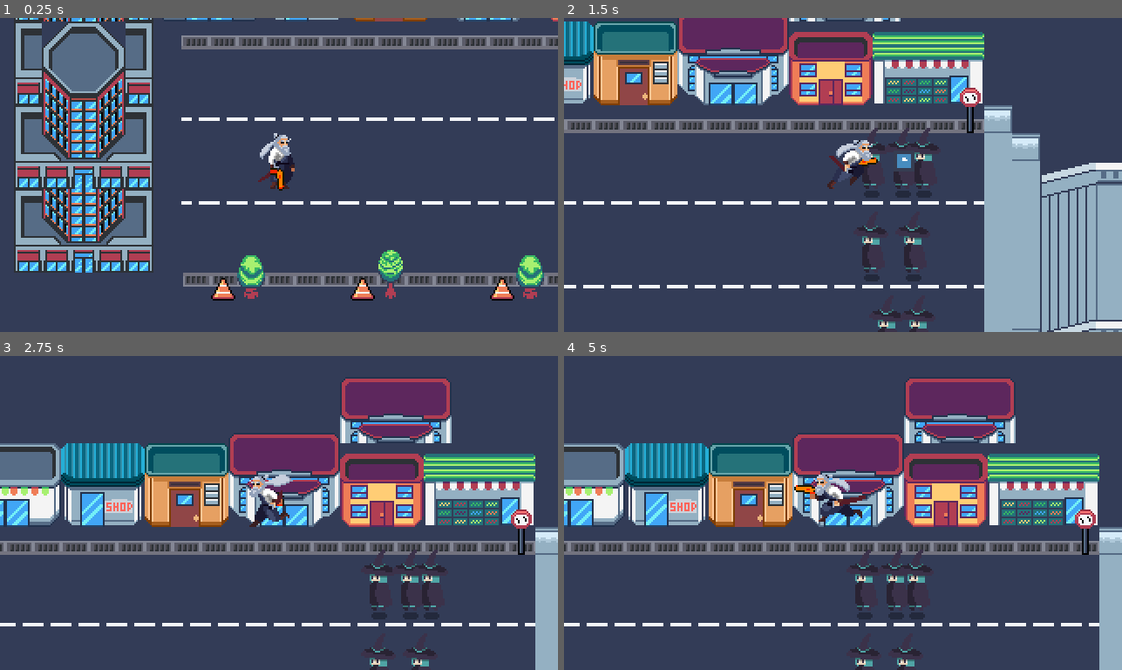
Above: before the commit, frames 1-4 (two rows, left to right).
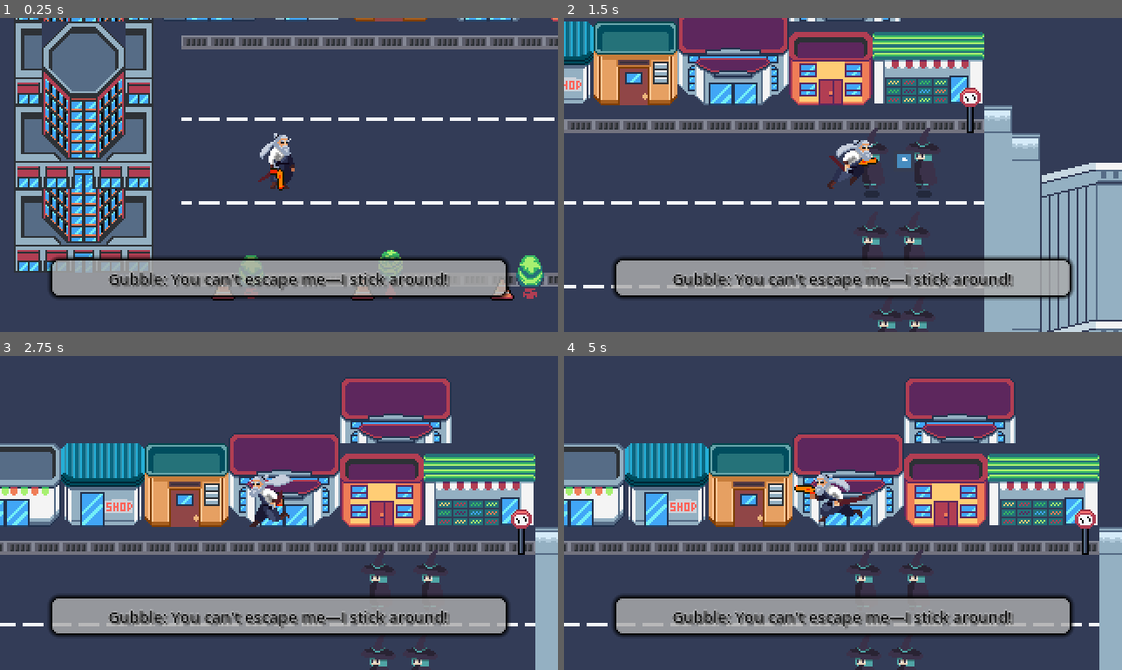
Above: after the commit, the same moments.

Repository: AliSp77/POP_em
Game: Godot game, scene res://world/world.tscn
Same seed, same stepped clock (60 frames per second), same inputs: the game is played once before the commit and once after it. The engine's default icon, where the game draws it, is replaced by a stand-in: a white triangle on a blue panel in a dark square.
Inputs:
- Up to frame 1 (0.25 s): no input
- Up to frame 2 (1.5 s): hold D (right) from 0.53 s (still down); tap W (top) at 0.6 s; tap Space (fire) at 1.35 s
- Up to frame 3 (2.75 s): tap W (top) at 1.55, 2.1 s; release D (right) at 2.03 s; hold A (left) from 2.03 s (still down)
- Up to frame 4 (5 s): release A (left) at 2.78 s; hold D (right) 2.78-4.28 s; tap W (top) at 2.85, 3.8, 4.35 s; tap Space (fire) at 3.6 s; hold A (left) from 4.28 s (still down)

The runs differ from the first frame. In frame 1, 11% of the frame differs, in the area x 8-92%, y 75-90%; in frame 2, 9.9%; in frame 3, 11%; in frame 4, 11%, in the area x 8-92%, y 61-90%.

Commit message:
one liner dialouges added

Diff:
--- /dev/null
+++ b/world/canvas_layer.gd
@@ -0,0 +1,84 @@
+extends CanvasLayer
+
+
+var Gum_dialogues = [
+"You can't escape me—I stick around!",
+"The more you fight, the deeper I settle!",
+"Your shine is no match for my grime!",
+"Decay is inevitable... and I love inevitability!",
+"Once I’m in, I never let go!",
+"Plaque is just the beginning of your misery!",
+"Floss all you want... I'll always find a way back!",
+"Sweet? Sticky? Deadly? I'm the total package!",
+"Mouthwash? Ha! A mere tickle to my corruption!",
+"I'm the cavity you never saw coming!"
+]
+var Teeth_dialouges = [
+"We bite back, Gum!",
+"No plaque, no slack!",
+"Floss, brush, repeat—your worst nightmare!",
+"You’re nothing but a chewy mistake!",
+"Your stickiness is no match for our strength!",
+"Fresh breath will wipe you out for good!",
+"Cavities fear us, and so should you!",
+"We’ll scrape you off the surface of existence!",
+"There’s no room for rot in this mouth!",
+"Time to clean up this sticky situation!"
+]
+
+var random_dialouge_int = 0
+var gum_or_Teeth_dialouge_order = false
+
+#func _ready():
+	##dialogue_panel.visible = false  # Hide dialogue panel initially
+	#hide_dialogue()  # Hide dialogue box initially
+#
+#func show_dialogue():
+	#$Panel.show()
+	#update_text()
+#
+#func hide_dialogue():
+	#$Panel.hide()
+#
+#func update_text():
+	#random_dialouge_int = randi_range(0 , Gum_dialogues.size())
+	#$Panel/RichTextLabel.text = Gum_dialogues[random_dialouge_int]
+#
+#func _on_Button_pressed():
+	#update_text()
+
+@onready var dialogue_panel = $messageBox
+@onready var dialogue_label = $messageBox/Label
+
+# List of Persian dialogues
+
+# Font resource (assign your custom font in the inspector or via script)
+@export var custom_font: Font
+
+func _ready():
+	dialogue_panel.hide()
+	if custom_font:
+		dialogue_label.add_theme_font_override("font", custom_font)
+	_start_dialogue_loop()
+
+func _start_dialogue_loop():
+	show_random_dialogue()
+
+func show_random_dialogue():
+	dialogue_panel.show()
+	var random_dialouge;
+	if !gum_or_Teeth_dialouge_order:
+		random_dialouge = "Gubble: " +  Gum_dialogues.pick_random()
+	else:
+		random_dialouge = "Teeth: " + Teeth_dialouges.pick_random()
+
+	dialogue_label.text =random_dialouge
+
+	dialogue_panel.visible = true  # Show panel
+	await get_tree().create_timer(5).timeout  # Wait for 5 seconds
+
+	dialogue_panel.visible = false  # Hide panel
+	await get_tree().create_timer(7).timeout  # Wait for 7 seconds
+	dialogue_panel.hide()
+	gum_or_Teeth_dialouge_order = !gum_or_Teeth_dialouge_order
+	show_random_dialogue()  # Repeat the process
--- a/world/world.tscn
+++ b/world/world.tscn
@@ -1,7 +1,9 @@
-[gd_scene load_steps=10 format=4 uid="uid://n1oas22mem4g"]
+[gd_scene load_steps=14 format=4 uid="uid://n1oas22mem4g"]
 
 [ext_resource type="Texture2D" uid="uid://driyn5hssrbvt" path="res://assets/cp/cp/CP_V1.0.4.png" id="1_wr41b"]
 [ext_resource type="PackedScene" uid="uid://dc7a5wixcvv4x" path="res://player/player.tscn" id="2_l627i"]
+[ext_resource type="Script" path="res://world/canvas_layer.gd" id="4_pj4y3"]
+[ext_resource type="FontFile" uid="uid://bdpmx5d6bppiq" path="res://fonts/q_pixia.ttf" id="5_slhup"]
 [ext_resource type="PackedScene" uid="uid://d240y8tw3hb2e" path="res://Enemy/enemy.tscn" id="7_25grb"]
 
 [sub_resource type="TileSetAtlasSource" id="TileSetAtlasSource_y1jqi"]
@@ -1823,6 +1825,35 @@
 [sub_resource type="TileSet" id="TileSet_3dhv6"]
 sources/0 = SubResource("TileSetAtlasSource_fwva0")
 
+[sub_resource type="StyleBoxFlat" id="StyleBoxFlat_83hvu"]
+content_margin_left = 6.0
+content_margin_top = 6.0
+content_margin_right = 6.0
+content_margin_bottom = 6.0
+bg_color = Color(1, 1, 1, 0.54902)
+border_width_left = 1
+border_width_top = 1
+border_width_right = 1
+border_width_bottom = 1
+border_color = Color(0, 0, 0, 1)
+border_blend = true
+corner_radius_top_left = 5
+corner_radius_top_right = 5
+corner_radius_bottom_right = 5
+corner_radius_bottom_left = 5
+expand_margin_left = 4.0
+expand_margin_top = 4.0
+expand_margin_right = 4.0
+expand_margin_bottom = 4.0
+shadow_size = 2
+
+[sub_resource type="LabelSettings" id="LabelSettings_aaoiy"]
+line_spacing = 2.0
+font_size = 9
+font_color = Color(0, 0, 0, 1)
+outline_size = 1
+shadow_color = Color(0.231373, 0.231373, 0.231373, 0.52549)
+
 [node name="world" type="Node2D"]
 
 [node name="TileMap" type="Node2D" parent="."]
@@ -1860,7 +1891,65 @@
 position = Vector2(309, 90)
 
 [node name="Enemy7" parent="." instance=ExtResource("7_25grb")]
+visible = false
 position = Vector2(303, 46)
 
 [node name="Enemy8" parent="." instance=ExtResource("7_25grb")]
 position = Vector2(315, 42)
+
+[node name="CanvasLayer" type="CanvasLayer" parent="."]
+script = ExtResource("4_pj4y3")
+
+[node name="messageBox" type="Panel" parent="CanvasLayer"]
+layout_direction = 2
+anchors_preset = 12
+anchor_top = 1.0
+anchor_right = 1.0
+anchor_bottom = 1.0
+offset_left = 33.0
+offset_top = -38.0
+offset_right = -33.0
+offset_bottom = -24.0
+grow_horizontal = 2
+grow_vertical = 0
+size_flags_horizontal = 3
+size_flags_vertical = 3
+theme_override_styles/panel = SubResource("StyleBoxFlat_83hvu")
+
+[node name="RichTextLabel" type="RichTextLabel" parent="CanvasLayer/messageBox"]
+visible = false
+clip_contents = false
+layout_direction = 2
+layout_mode = 1
+anchors_preset = 14
+anchor_top = 0.5
+anchor_right = 1.0
+anchor_bottom = 0.5
+grow_horizontal = 2
+grow_vertical = 2
+theme_override_colors/default_color = Color(0.999676, 0.0926769, 0.0608487, 1)
+theme_override_colors/font_selected_color = Color(1, 1, 1, 1)
+theme_override_fonts/normal_font = ExtResource("5_slhup")
+theme_override_font_sizes/normal_font_size = 0
+bbcode_enabled = true
+fit_content = true
+scroll_active = false
+tab_size = 1
+visible_characters_behavior = 1
+
+[node name="Label" type="Label" parent="CanvasLayer/messageBox"]
+layout_direction = 2
+layout_mode = 1
+anchors_preset = 14
+anchor_top = 0.5
+anchor_right = 1.0
+anchor_bottom = 0.5
+offset_top = -11.5
+offset_bottom = 11.5
+grow_horizontal = 2
+grow_vertical = 2
+theme_override_colors/font_color = Color(0, 0, 0, 1)
+label_settings = SubResource("LabelSettings_aaoiy")
+horizontal_alignment = 1
+vertical_alignment = 1
+autowrap_mode = 2
Not shown, added: audio/themes/boss_theme.mp3.import
Not shown, added: audio/themes/game_theme.mp3.import
Binary file added: fonts/Alucrads.ttf
Not shown, added: fonts/Alucrads.ttf.import
Binary file added: fonts/q_pixia.ttf
Not shown, added: fonts/q_pixia.ttf.import
Not shown, added: audio/themes/boss_theme.mp3
Not shown, added: audio/themes/game_theme.mp3
